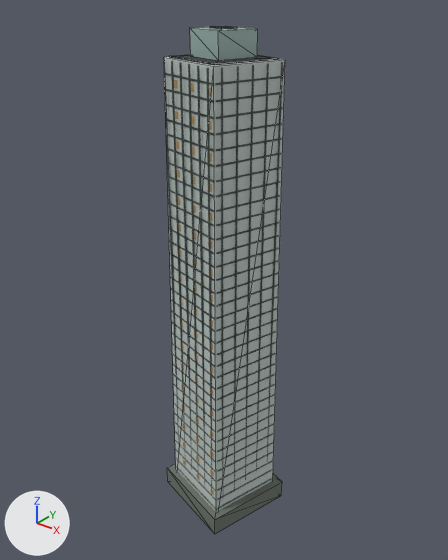
The glTF model landmarks/assets/capital-plaza.glb as it was, and as the next commit left it.
Both versions are drawn from a 50 mm camera at (187.0, -234.0, 293.0) aimed at (-3.0, 3.0, 146.0). Lighting does not change. The marker at lower left points along +X, +Y and +Z. The first picture is the older version. Mesh edges are drawn as thin lines on the coarser meshes.

Objects in the first picture: 'crown_diamond', 'envelope', 'fins', 'floor_bands', 'night_windows', 'podium' and 2 more.
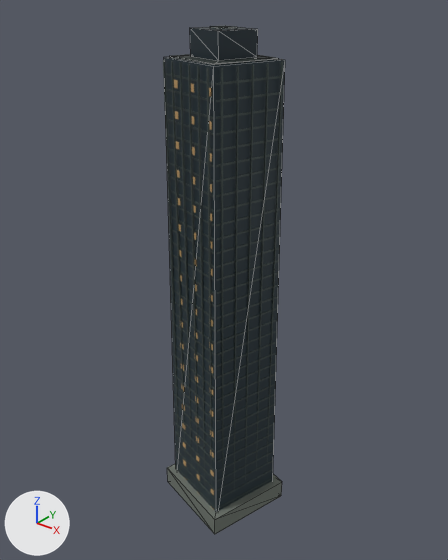
Changed parts and their boxes (x1, y1, x2, y2) in the pictures (448 x 560 px):
'envelope', recoloured (light grey to dark blue): (164, 57, 285, 512) in both
'crown_diamond', recoloured (grey to dark blue): (190, 27, 258, 61) in both

Diff of the bpy script that builds the scene:
```diff
--- a/landmarks/assets/capital-plaza.glb.py
+++ b/landmarks/assets/capital-plaza.glb.py
@@ mat_glass @@
 mat_glass = principled_material('glass')
-mat_glass.base_color = (0.558, 0.631, 0.604)  # light grey #c5d0cc
+mat_glass.base_color = (0.0176, 0.0343, 0.0452)  # dark blue #24343c
 mat_glass.metallic = 0.04
@@ mat_glass_alt @@
 mat_glass_alt = principled_material('glass_alt')
-mat_glass_alt.base_color = (0.342, 0.468, 0.434)  # grey #9eb6b0
+mat_glass_alt.base_color = (0.0116, 0.0252, 0.0343)  # dark blue #1c2c34
 mat_glass_alt.metallic = 0.06
```
